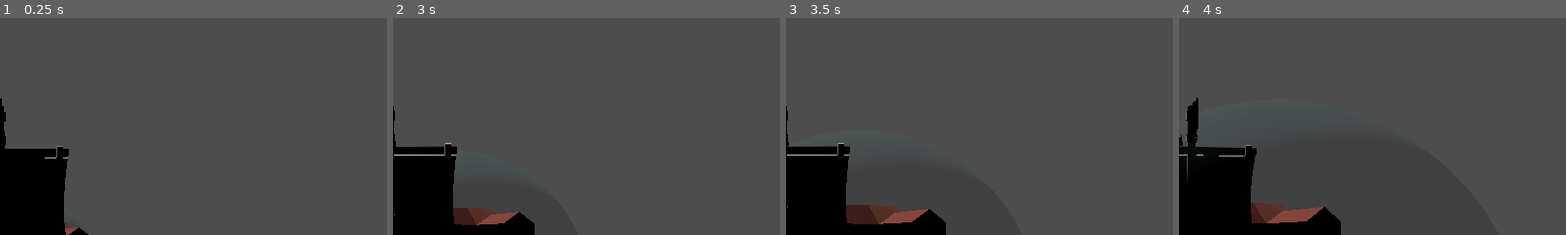
Above: before the commit, frames 1-4 (left to right).
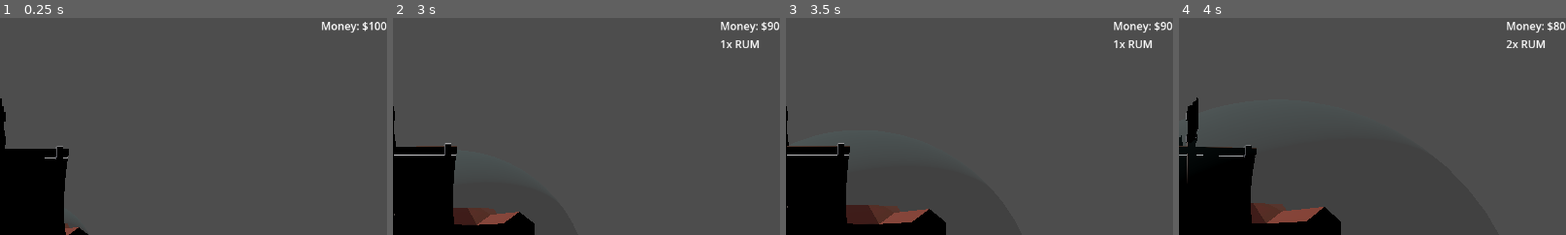
Above: after the commit, the same moments.

Repository: josephshell/UnnamedSailingGame
Game: Godot game, scene res://scenes/Main.tscn
Two runs of this game, one before a commit and one after it. Both use one fixed random seed, a clock stepped at 60 frames per second and the inputs below.
Inputs (mouse positions are % of the whole screen's width and height, from its top left):
- Up to frame 1 (0.25 s): no input
- Up to frame 2 (3 s): move the mouse to (55, 50) at 0.52 s; hold E (interact) 0.53-1.28 s; hold W (move_forward) from 0.53 s (still down); tap Space (jump) at 0.77, 1.52 s; move the mouse to (45, 50) at 1.27 s; tap E (interact) at 1.35, 2.85 s; move the mouse to (52, 48) at 2.02 s; hold E (interact) 2.03-2.78 s; move the mouse to (49, 52) at 2.77 s
- Up to frame 3 (3.5 s): keep holding W (move_forward); tap Space (jump) at 3.02 s
- Up to frame 4 (4 s): keep holding W (move_forward); move the mouse to (57, 51) at 3.52 s; hold E (interact) from 3.53 s (still down); tap Space (jump) at 3.77 s
The pictures show only the part of the screen within x 50-100%, y 0-50%; the shares and areas given below are measured in that part.

The runs differ from the first frame. In frame 1, 0.4% of the frame differs, in the area x 83-100%, y 1-7%; in frame 2, 0.5%; in frame 3, 0.5%; in frame 4, 0.5%, in the area x 84-100%, y 1-14%.

Commit message:
Made the player inventory ui functional
Added the current money and inventory of the player to the player ui

Diff:
--- a/scenes/Main.tscn
+++ b/scenes/Main.tscn
@@ -8,6 +8,7 @@
 [ext_resource type="Script" uid="uid://c1xlsw4e8yell" path="res://scenes/player/movement_component.gd" id="4_rcedf"]
 [ext_resource type="PackedScene" uid="uid://b665daxdyt8i5" path="res://scenes/trade/shop_ui.tscn" id="6_2rkij"]
 [ext_resource type="PackedScene" uid="uid://b1qi60wyfkxxj" path="res://scenes/boat/boat.tscn" id="8_rcedf"]
+[ext_resource type="PackedScene" uid="uid://ctlsw56iex0xt" path="res://scenes/player/player_hud.tscn" id="9_q8u5g"]
 
 [sub_resource type="StandardMaterial3D" id="StandardMaterial3D_etftv"]
 transparency = 1
@@ -128,6 +129,9 @@
 })
 metadata/_custom_type_script = "uid://dbhhm8bhtqptl"
 
+[node name="PlayerHud" parent="." unique_id=1893105796 instance=ExtResource("9_q8u5g")]
+unique_name_in_owner = true
+
 [connection signal="interact_pressed" from="InputComponent" to="." method="_on_input_component_interact_pressed"]
 [connection signal="mouse_moved" from="InputComponent" to="CameraController" method="_on_input_component_mouse_moved"]
 [connection signal="movement_pressed" from="InputComponent" to="MovementComponent" method="_on_input_component_movement_pressed"]
--- a/scenes/main.gd
+++ b/scenes/main.gd
@@ -3,6 +3,8 @@
 @onready var shop_ui: ShopUI = %ShopUI
 @onready var shop_name_ui = %ShopNameUI
 @onready var shop_name_label = %ShopNameLabel
+
+@onready var player_hud: PlayerHUD = %PlayerHud
 
 @onready var trading_post_container: Node3D = %TradingPostContainer
 
@@ -19,6 +21,7 @@
 	shop_name_ui.hide()
 	Input.mouse_mode = Input.MOUSE_MODE_CAPTURED
 	movement_component.boat = boat
+	player_hud.set_player_inventory(player_trade_inventory)
 
 	for child in trading_post_container.get_children():
 		if child is TradingPost:
@@ -69,11 +72,13 @@
 		player_trade_inventory.money = max(player_trade_inventory.money - cost, 0)
 		var current_inventory = player_trade_inventory.inventory.get_or_add(trade_item, 0)
 		player_trade_inventory.inventory[trade_item] += 1
+		player_hud.set_player_inventory(player_trade_inventory)
 	else:
 		printerr(
 			"Failed to purchase %s at shop %s. Price was not available." % \
 				[Enums.TradeItem.find_key(trade_item), at_shop.trading_post_name]
 		)
+
 #region InputComponent
 func _on_input_component_interact_pressed():
 	if near_shop != null:
--- a/scenes/player/player_hud.gd
+++ b/scenes/player/player_hud.gd
@@ -1,4 +1,32 @@
 class_name PlayerHUD extends CanvasLayer
 
+@onready var money: Label = %Money
+
+@onready var inventory_container: VBoxContainer = %InventoryContainer
+
 func set_player_inventory(player_inventory: TradeInventory):
-	pass
+	clear_hud()
+	set_money(player_inventory.money)
+	set_inventory(player_inventory.inventory)
+
+func clear_hud():
+	money.text = "$0"
+	for child in inventory_container.get_children():
+		inventory_container.remove_child(child)
+		child.queue_free()
+
+func set_money(money_amount: int):
+	money.text = "$%d" % money_amount
+
+func set_inventory(inventory: Dictionary[Enums.TradeItem, int]):
+	for trade_item in inventory:
+		var quantity = inventory[trade_item]
+		var item_name = Enums.TradeItem.find_key(trade_item)
+		var inventory_item_container := HBoxContainer.new()
+		var item_quantity_label := Label.new()
+		item_quantity_label.text = "%dx" % quantity
+		var item_name_label := Label.new()
+		item_name_label.text = item_name
+		inventory_item_container.add_child(item_quantity_label)
+		inventory_item_container.add_child(item_name_label)
+		inventory_container.add_child(inventory_item_container)
--- a/scenes/player/player_hud.tscn
+++ b/scenes/player/player_hud.tscn
@@ -1,6 +1,6 @@
 [gd_scene format=3 uid="uid://ctlsw56iex0xt"]
 
-[ext_resource type="Script" uid="uid://ckdrt75wnj8n1" path="res://buoyancy/player/player_hud.gd" id="1_65gfh"]
+[ext_resource type="Script" uid="uid://ckdrt75wnj8n1" path="res://scenes/player/player_hud.gd" id="1_65gfh"]
 
 [node name="PlayerHud" type="CanvasLayer" unique_id=1893105796]
 script = ExtResource("1_65gfh")
@@ -22,10 +22,12 @@
 text = "Money:"
 
 [node name="Money" type="Label" parent="VBoxContainer/MoneyContainer" unique_id=253122787]
+unique_name_in_owner = true
 layout_mode = 2
 text = "$10"
 
 [node name="InventoryContainer" type="VBoxContainer" parent="VBoxContainer" unique_id=1230124988]
+unique_name_in_owner = true
 layout_mode = 2
 
 [node name="InventoryItemContainer" type="HBoxContainer" parent="VBoxContainer/InventoryContainer" unique_id=1240809287]
